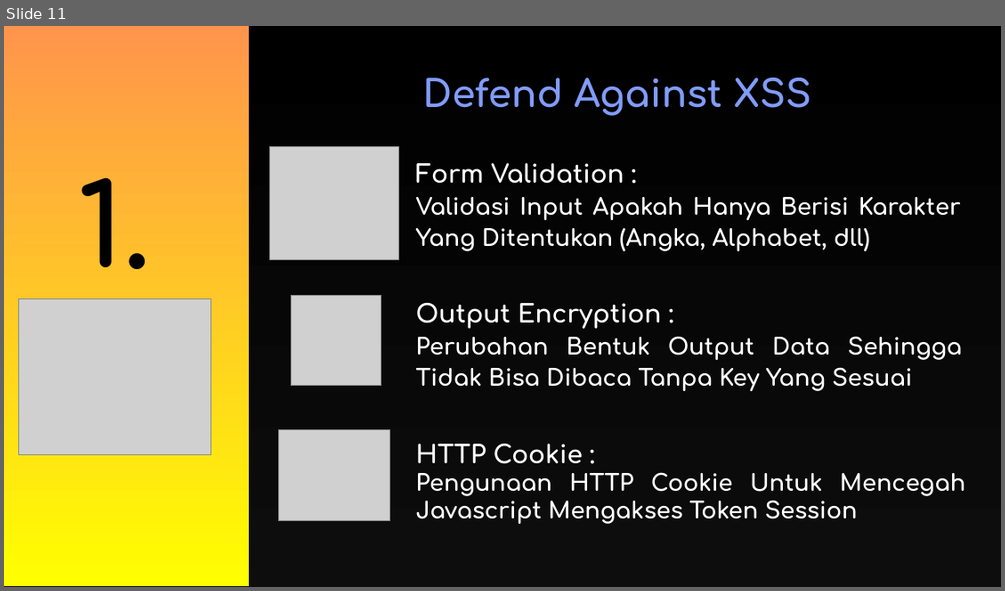
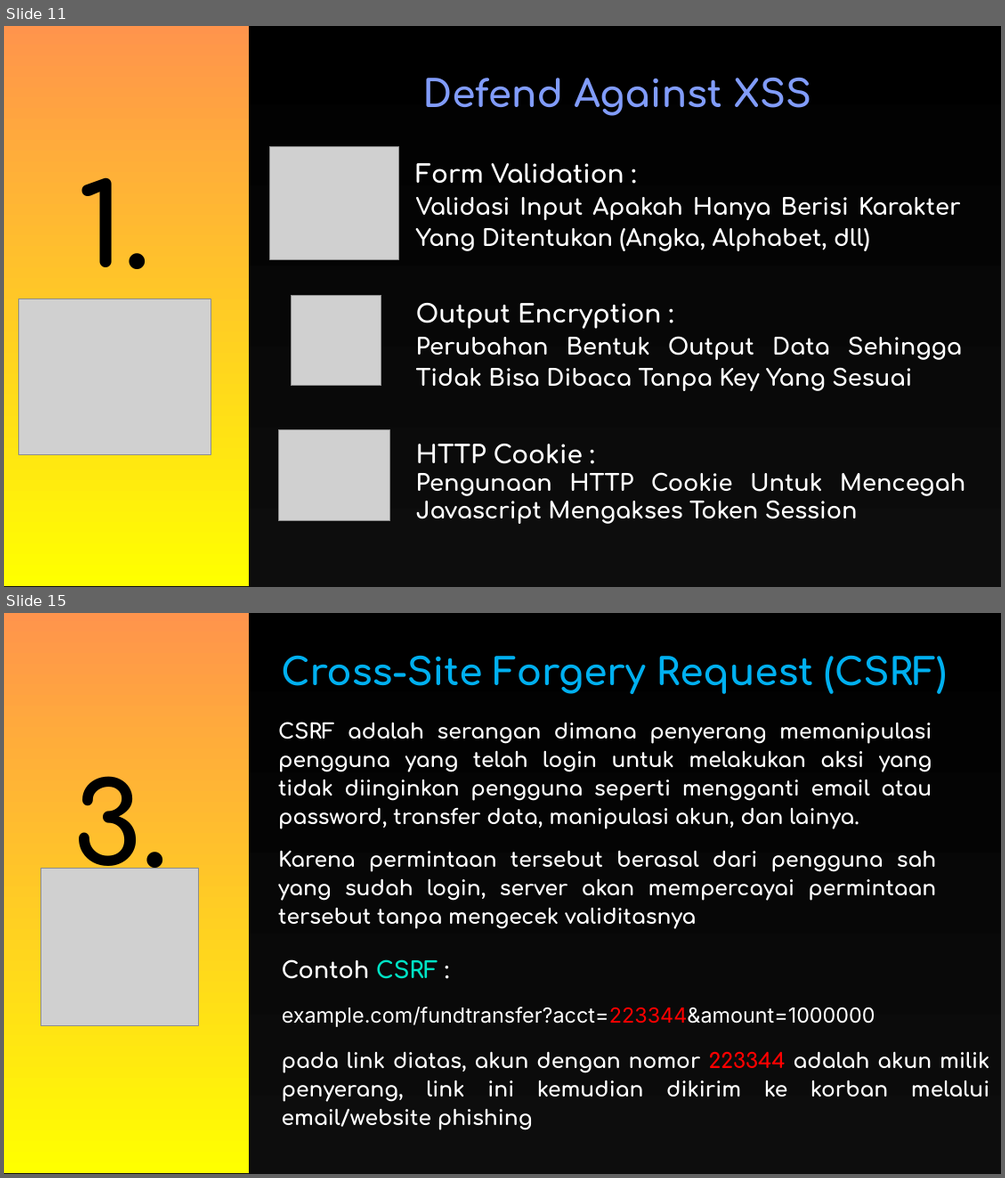
Before and after one commit to Fhreiz77/Watson-Scroll-Fesnuk-, a slide deck: John/PPT_Keamanan_Data.pptx. Shown one above the other, each under a label of ours: slide 11 before the commit, slides 11 and 15 after it; the slides between them are not shown. The pictures are 1005x591 and 1005x1178 pixels, drawn with LibreOffice and Linux fonts; fonts in the diff are those of the drawing; grey boxes stand for pictures; background and template pictures are left out. Boxes give left, top, right and bottom in pixels: in the first picture for what was removed or moved away, otherwise in the second. Text is boxed around its words. In the diff, an @@ line names an element or a change of style, - is before the commit and + after.

Commit message:
CSRF

```diff
--- a/John/PPT_Keamanan_Data.pptx
+++ b/John/PPT_Keamanan_Data.pptx
@@ slide 15 added at [4,613,1001,1174], background #FFFFFF @@
@@ pentagon arrow added at [4,613,1001,1174], fill gradient #000000 to #0D0D0D @@
@@ rectangle added at [4,613,250,1173], fill gradient #FF944C to #FFFF00 @@
@@ text added at [281,655,946,694], 36 pt, text gradient #00B0F0 to #00F0E0, bold @@
+Cross-Site Forgery Request (CSRF)
@@ text added at [278,722,932,829], 20 pt, text #FFFFFF, bold @@
+CSRF adalah serangan dimana penyerang memanipulasi pengguna yang telah login untuk melakukan aksi yang tidak diinginkan pengguna seperti mengganti email atau password, transfer data, manipulasi akun, dan lainya.
@@ text added at [73,776,168,892], 110 pt, text #000000, bold @@
+3.
@@ text added at [278,850,936,928], 20 pt, text #FFFFFF, bold @@
+Karena permintaan tersebut berasal dari pengguna sah yang sudah login, server akan mempercayai permintaan tersebut tanpa mengecek validitasnya
@@ picture added at [40,868,198,1026] @@
@@ text added at [282,959,438,979], 22 pt, text #FFFFFF, bold @@
+Contoh CSRF :
@@ text added at [282,1006,875,1027], 20 pt, text #FFFFFF @@
+example.com/fundtransfer?acct=223344&amount=1000000
@@ text added at [282,1051,989,1129], 20 pt, text #FFFFFF, bold @@
+pada link diatas, akun dengan nomor 223344 adalah akun milik penyerang, link ini kemudian dikirim ke korban melalui email/website phishing
```
Also in this commit, not shown: 5 slides changed, 1 other slide added, 1 slide removed.
